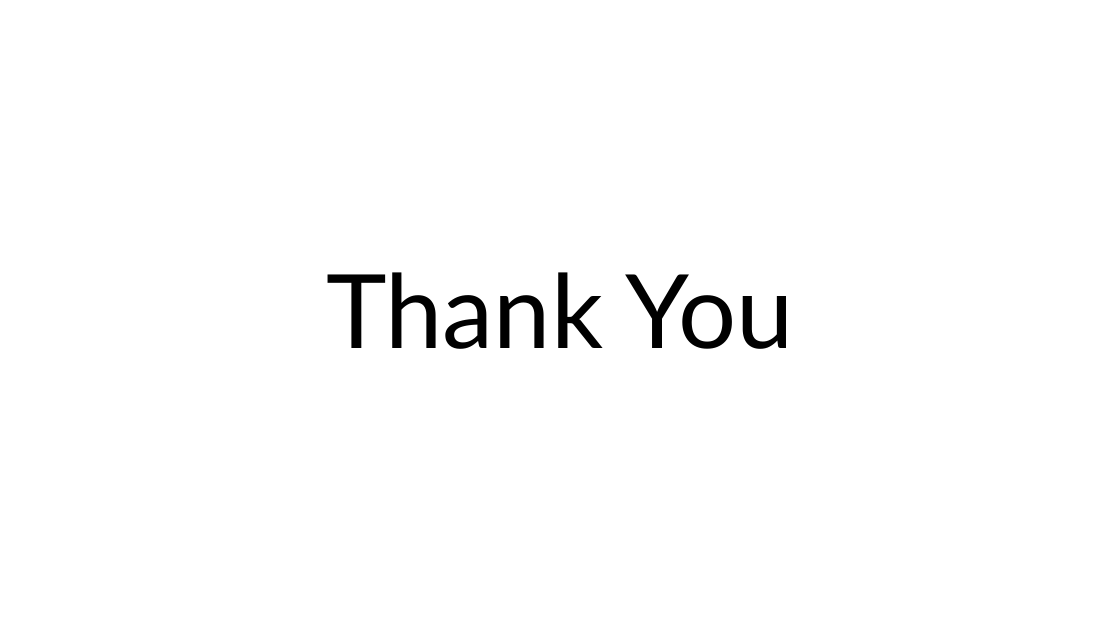
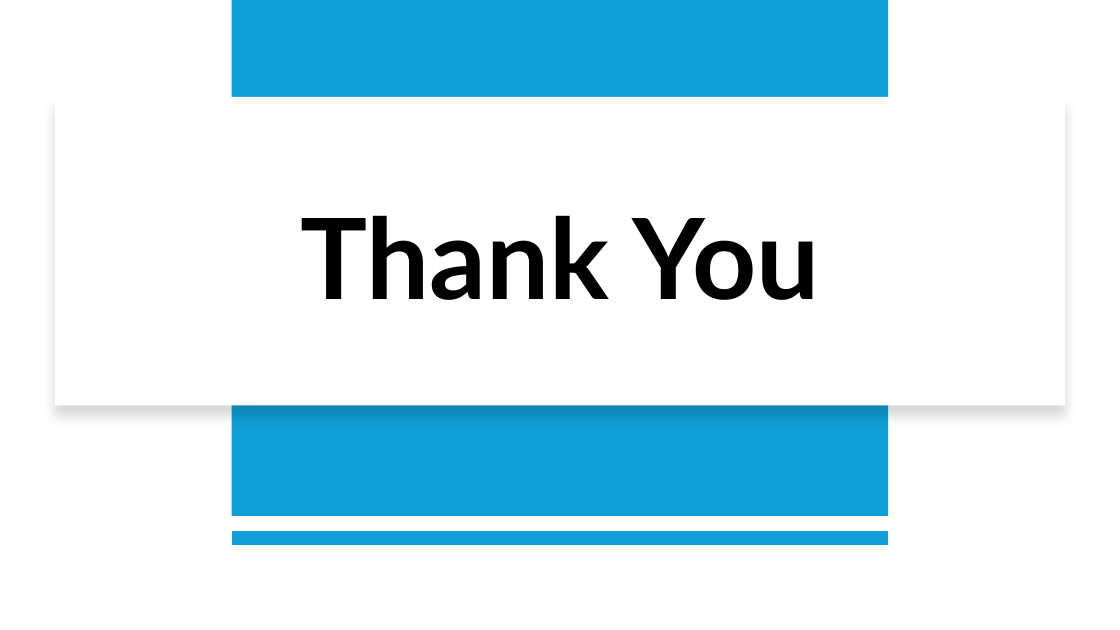
Before and after one commit to kirankumar792001/SauceDemo_CapstoneProject, a slide deck: slide 14 of PPT.pptx (slide 13 before the commit). Drawn at 1120x630 pixels with LibreOffice and Linux fonts; fonts in the diff are those of the drawing. Boxes give left, top, right and bottom in pixels: in the first picture for what was removed or moved away, otherwise in the second. Text is boxed around its words. In the diff, an @@ line names an element or a change of style, - is before the commit and + after.

```diff
--- a/PPT.pptx
+++ b/PPT.pptx
@@ rectangle added at [232, 0, 889, 516], fill #0F9ED5 @@
@@ rectangle added at [55, 97, 1065, 405], fill #FFFFFF @@
@@ title "Thank You": place and size @@
-title "Thank You" at [326, 272, 794, 349]
+title "Thank You" at [300, 215, 819, 300]
@@ title "Thank You" at [300, 215, 819, 300]: size 88 to 96 pt, bold on @@
@@ line added from (888, 539) to (232, 539), #0F9ED5 12 pt @@
```
Also in this commit, not shown: 12 other slides changed, 1 slide added.
